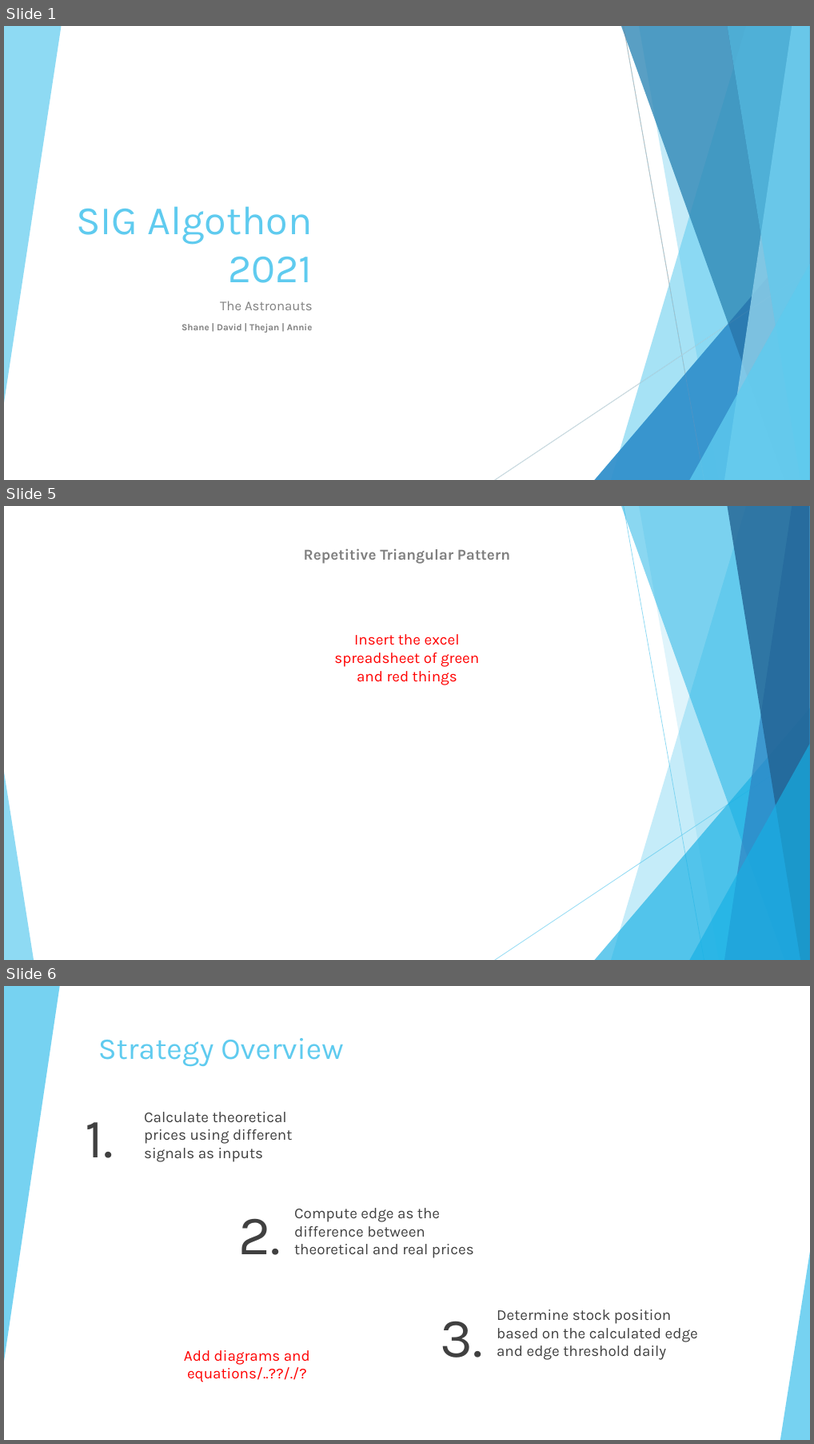
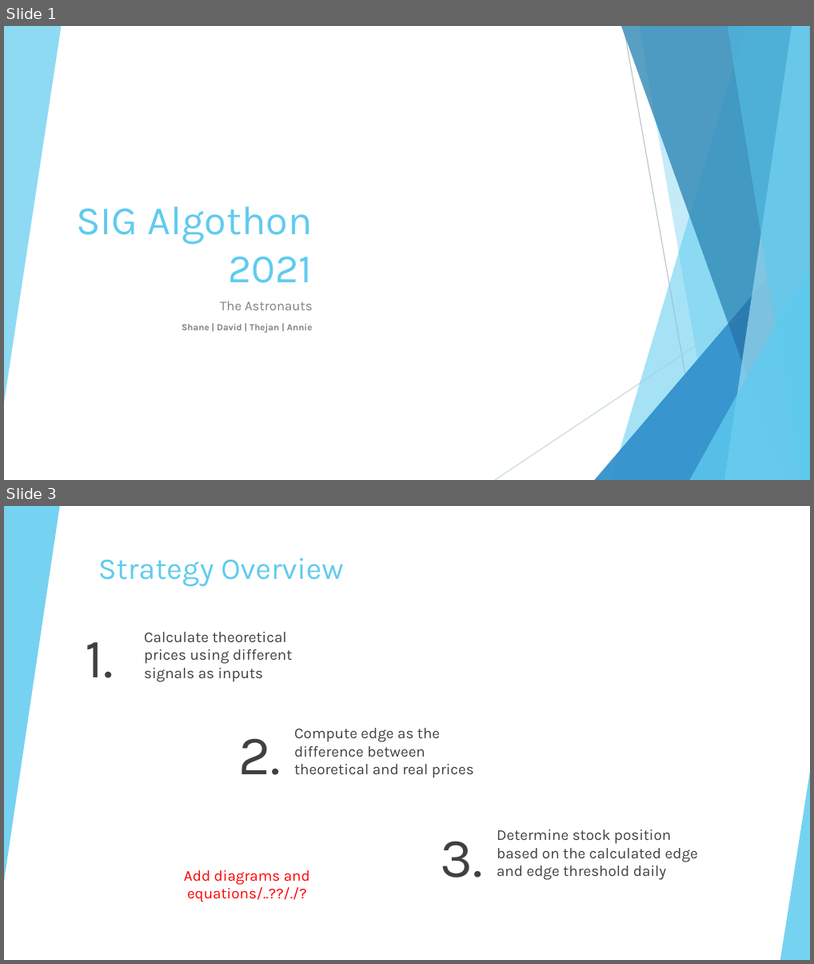
Before and after one commit to xhua7999/Astronauts---Sig-Algothon-2021, a slide deck: Astronauts_sig.pptx. Shown one above the other, each under a label of ours: slides 1, 5 and 6 before the commit, slides 1 and 3 after it; the slides between them are not shown. The pictures are 814x1444 and 814x964 pixels, drawn with LibreOffice and Linux fonts; fonts in the diff are those of the drawing; background and template pictures are left out. Boxes give left, top, right and bottom in pixels: in the first picture for what was removed or moved away, otherwise in the second. Text is boxed around its words. In the diff, an @@ line names an element or a change of style, - is before the commit and + after.

```diff
--- a/Astronauts_sig.pptx
+++ b/Astronauts_sig.pptx
@@ slide 5 removed at (4, 506, 810, 960), background #FFFFFF; not listed: 10 template elements that a slide beside it also shows @@
@@ text removed at (304, 548, 510, 564) @@
-Repetitive Triangular Pattern
@@ text removed at (334, 634, 479, 685) @@
-Insert the excel spreadsheet of green and red things
@@ what was slide 6 is now slide 3 @@
```
Also in this commit, not shown: 1 slide changed, 2 other slides removed, 5 other files.
